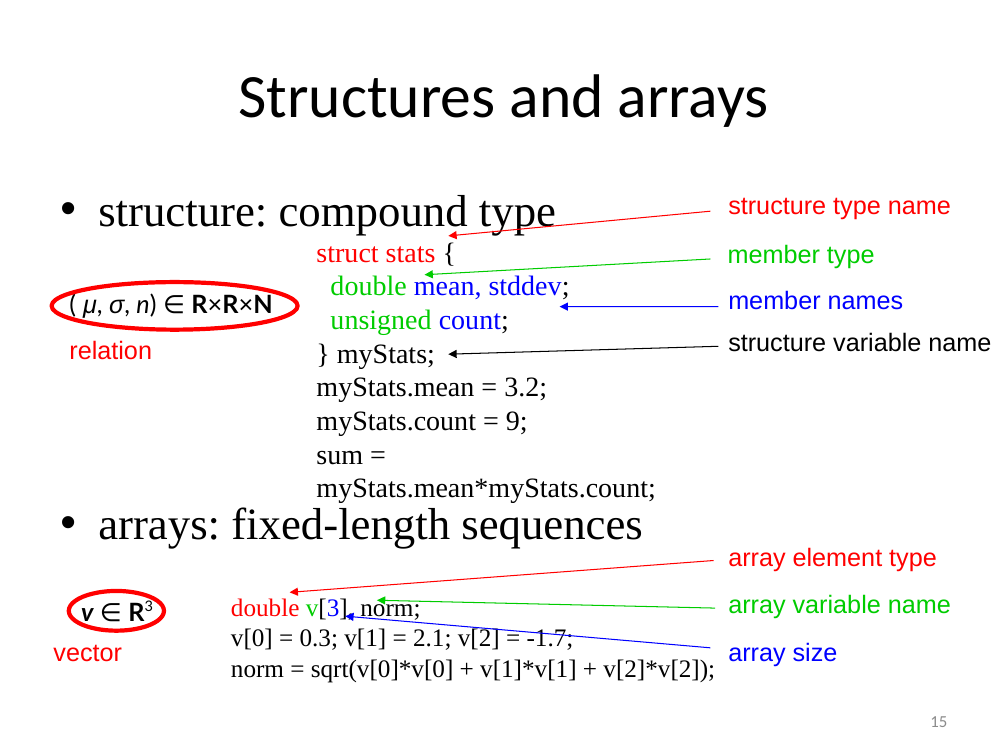
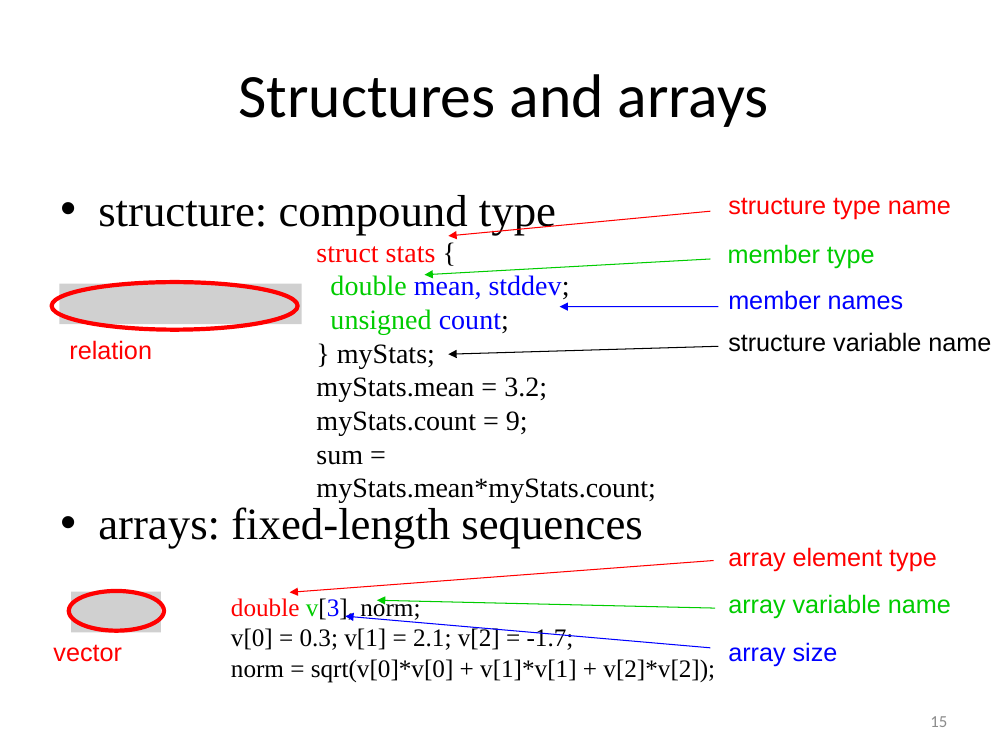
Before and after one commit to gjbex/Scientific-C, a slide deck: slide 15 of scientific_c.pptx. Drawn at 1008x756 pixels with LibreOffice and Linux fonts; fonts in the diff are those of the drawing; grey boxes stand for pictures. Boxes give left, top, right and bottom in pixels: in the first picture for what was removed or moved away, otherwise in the second. Text is boxed around its words. In the diff, an @@ line names an element or a change of style, - is before the commit and + after.

```diff
--- a/scientific_c.pptx
+++ b/scientific_c.pptx
@@ picture added at box(59, 283, 301, 324) @@
@@ text removed at box(83, 292, 272, 318) @@
-( μ, σ, n) ∈ R×R×N
@@ picture added at box(72, 592, 161, 632) @@
@@ text removed at box(81, 608, 93, 626) @@
-v ∈ R3
```
Also in this commit, not shown: 11 other slides changed.
